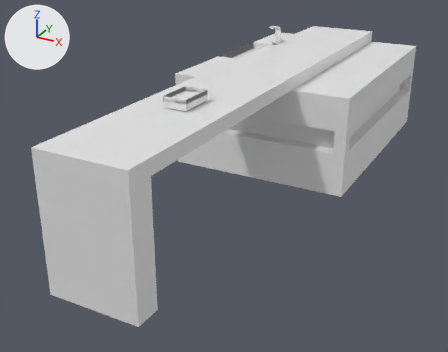
A saved change to the FBX model Assets/MelisHouseMaker/Meshes/KitchenCounter.fbx.
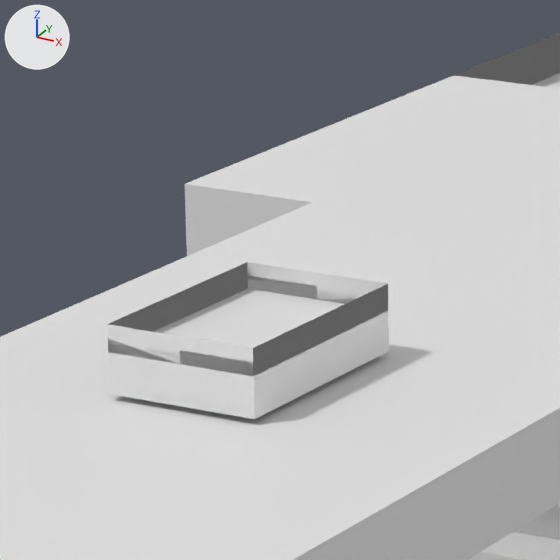
Old and new are each drawn whole from a 50 mm camera at (1.11, -2.88, 0.92) aimed at (-0.08, -0.72, -0.16) and again close up on the part from 33% to 53% of the width and 13% to 38% of the height. Lighting does not change. The marker at upper left points along +X, +Y and +Z. Where no turn or scale is listed for an object, it has been applied to the vertices.

The first close-up shows 'Extension Kitchen Counter', 'Kitchen-Counter', 'PlantPot'.
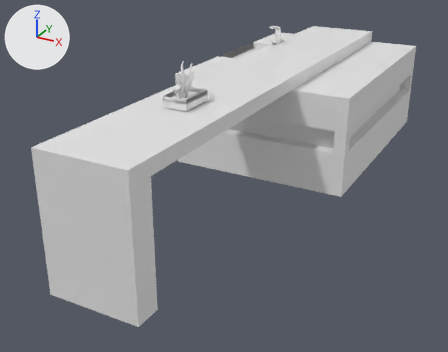
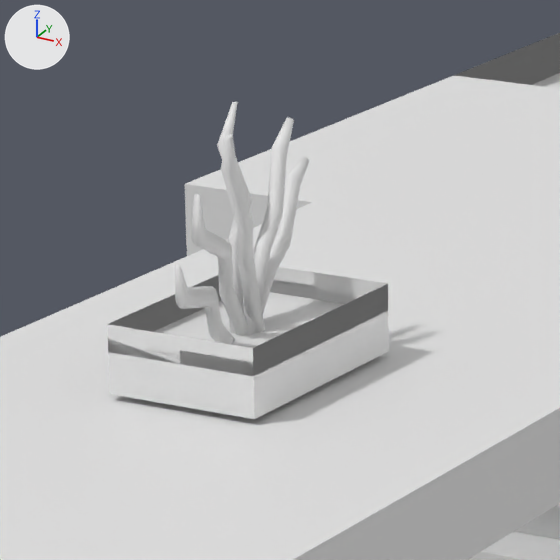
Location of each change, (x1, y1, x2, y2) in pixels of the close-ups (560 x 560 px):
'PlantBase', moved (not visible before): after (175, 102, 309, 344)

The change in detail:
In object 'PlantBase' (ob_plantbase), parent is no longer ob_plantpot.
